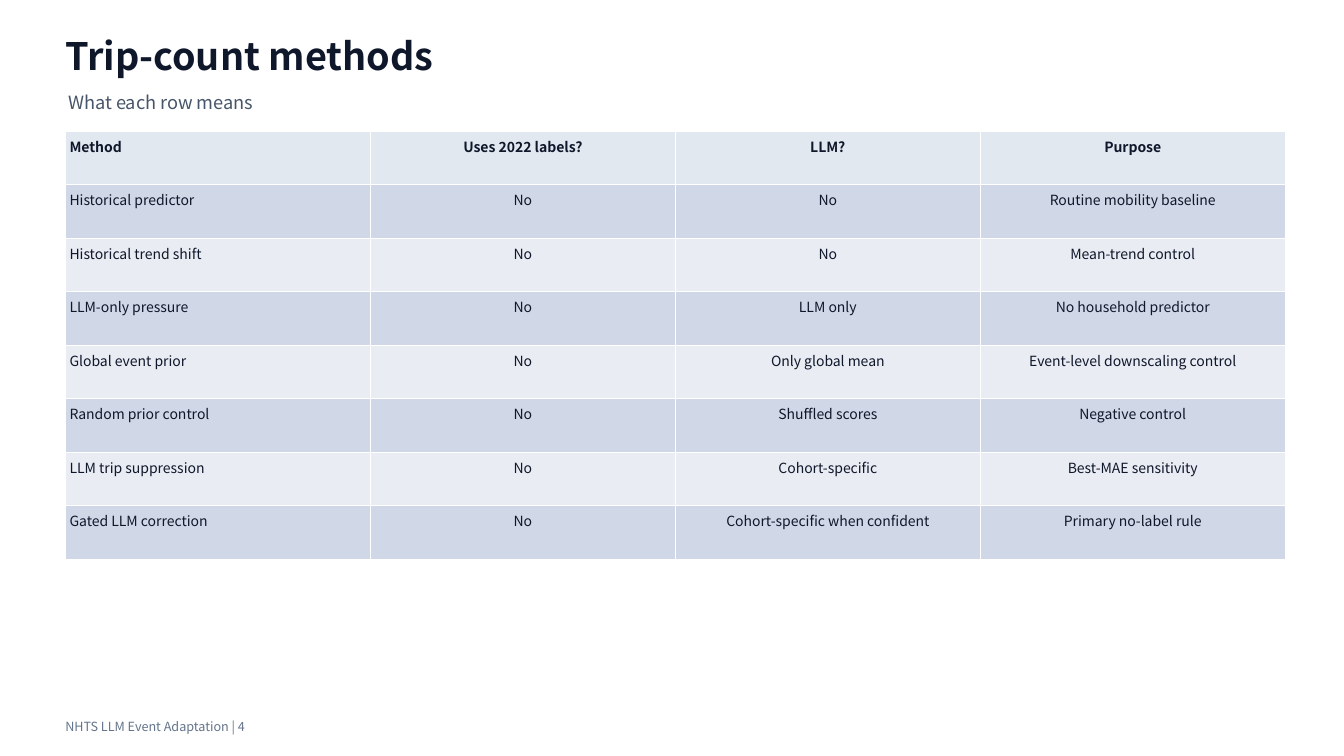
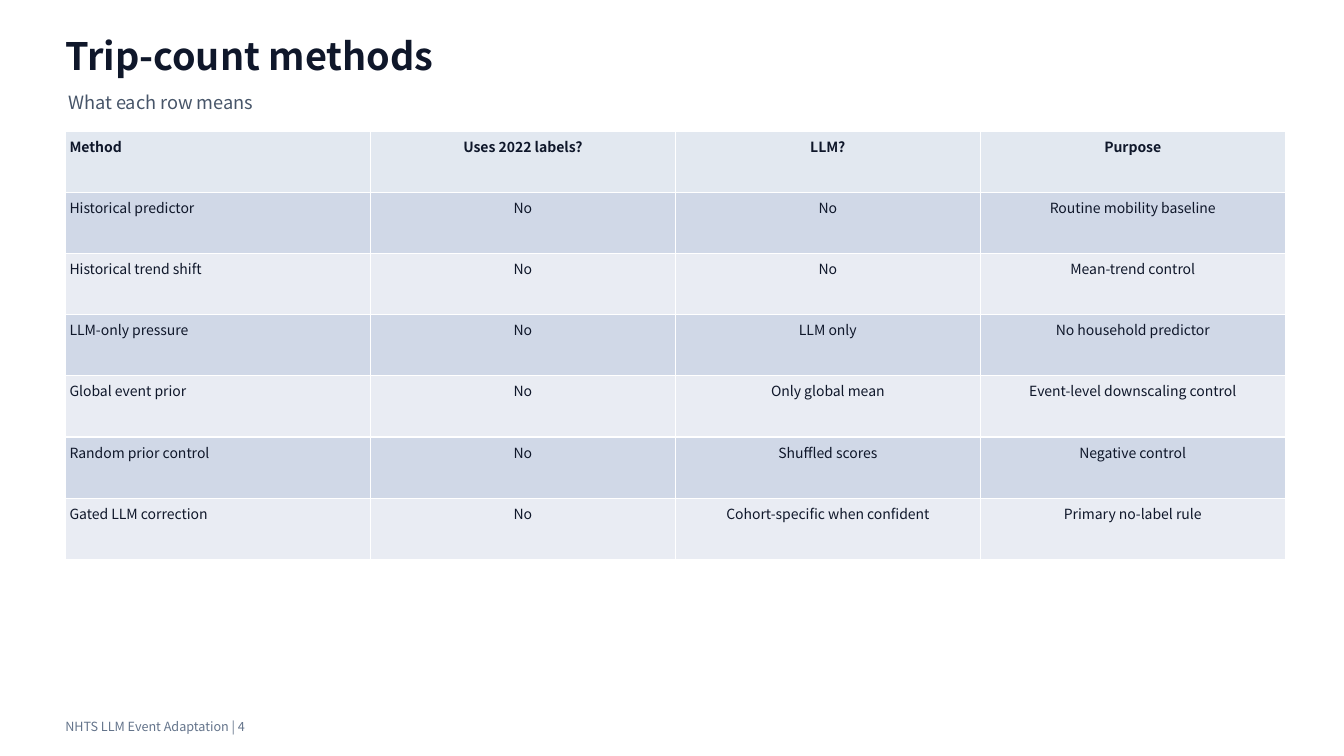
Before and after one commit to Lrving-code/NHTS-Travel-Prediction, a slide deck: slide 4 of outputs/final_project/NHTS_LLM_Event_Adaptation_Optimized_Presentation.pptx. Drawn at 1344x756 pixels with LibreOffice and Linux fonts; fonts in the diff are those of the drawing. Boxes give left, top, right and bottom in pixels: in the first picture for what was removed or moved away, otherwise in the second. Text is boxed around its words. In the diff, an @@ line names an element or a change of style, - is before the commit and + after.

```diff
--- a/outputs/final_project/NHTS_LLM_Event_Adaptation_Optimized_Presentation.pptx
+++ b/outputs/final_project/NHTS_LLM_Event_Adaptation_Optimized_Presentation.pptx
@@ table at (66, 131, 1284, 560) @@
-row 7: LLM trip suppression | No | Cohort-specific | Best-MAE sensitivity
```
Also in this commit, not shown: 2 other slides changed, 18 other files.
